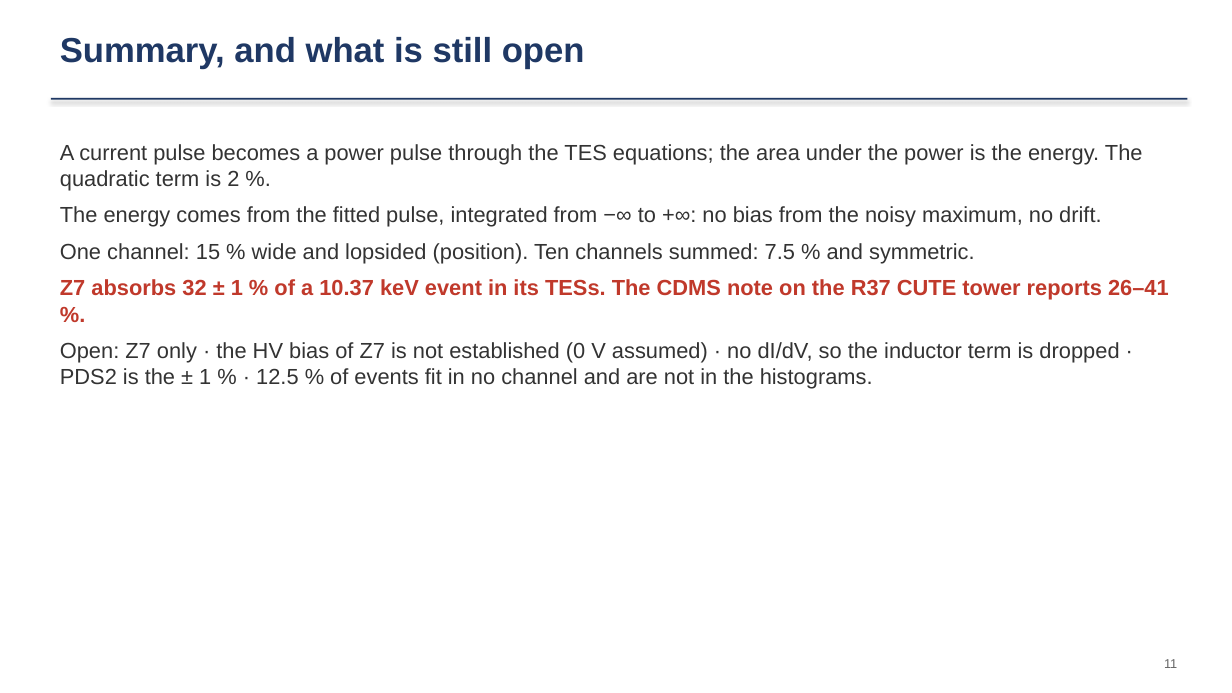
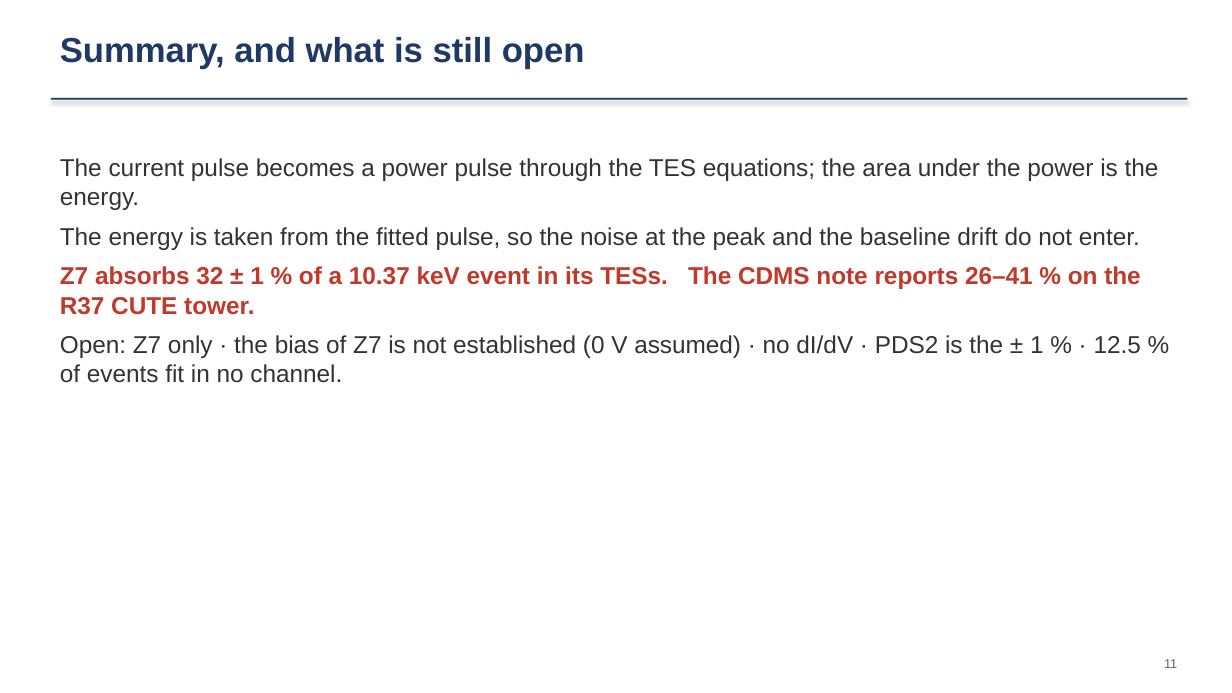
Before and after one commit to ZhihengLi0/urop, a slide deck: slide 11 of snolab/collection_efficiency/presentation/SNOLAB_R4_collection_efficiency_20260910.pptx. Drawn at 1232x693 pixels with LibreOffice and Linux fonts; fonts in the diff are those of the drawing. Boxes give left, top, right and bottom in pixels: in the first picture for what was removed or moved away, otherwise in the second. Text is boxed around its words. In the diff, an @@ line names an element or a change of style, - is before the commit and + after.

```diff
--- a/snolab/collection_efficiency/presentation/SNOLAB_R4_collection_efficiency_20260910.pptx
+++ b/snolab/collection_efficiency/presentation/SNOLAB_R4_collection_efficiency_20260910.pptx
@@ text at [60,158,1159,383]: text changed; size 17 to 19 pt @@
-A current pulse becomes a power pulse through the TES equations; the area under the power is the energy. The quadratic term is 2 %.
-The energy comes from the fitted pulse, integrated from −∞ to +∞: no bias from the noisy maximum, no drift.
-One channel: 15 % wide and lopsided (position). Ten channels summed: 7.5 % and symmetric.
-Z7 absorbs 32 ± 1 % of a 10.37 keV event in its TESs. The CDMS note on the R37 CUTE tower reports 26–41 %.
-Open: Z7 only · the HV bias of Z7 is not established (0 V assumed) · no dI/dV, so the inductor term is dropped · PDS2 is the ± 1 % · 12.5 % of events fit in no channel and are not in the histograms.
+The current pulse becomes a power pulse through the TES equations; the area under the power is the energy.
+The energy is taken from the fitted pulse, so the noise at the peak and the baseline drift do not enter.
+Z7 absorbs 32 ± 1 % of a 10.37 keV event in its TESs. The CDMS note reports 26–41 % on the R37 CUTE tower.
+Open: Z7 only · the bias of Z7 is not established (0 V assumed) · no dI/dV · PDS2 is the ± 1 % · 12.5 % of events fit in no channel.
```
Also in this commit, not shown: 8 other files.
